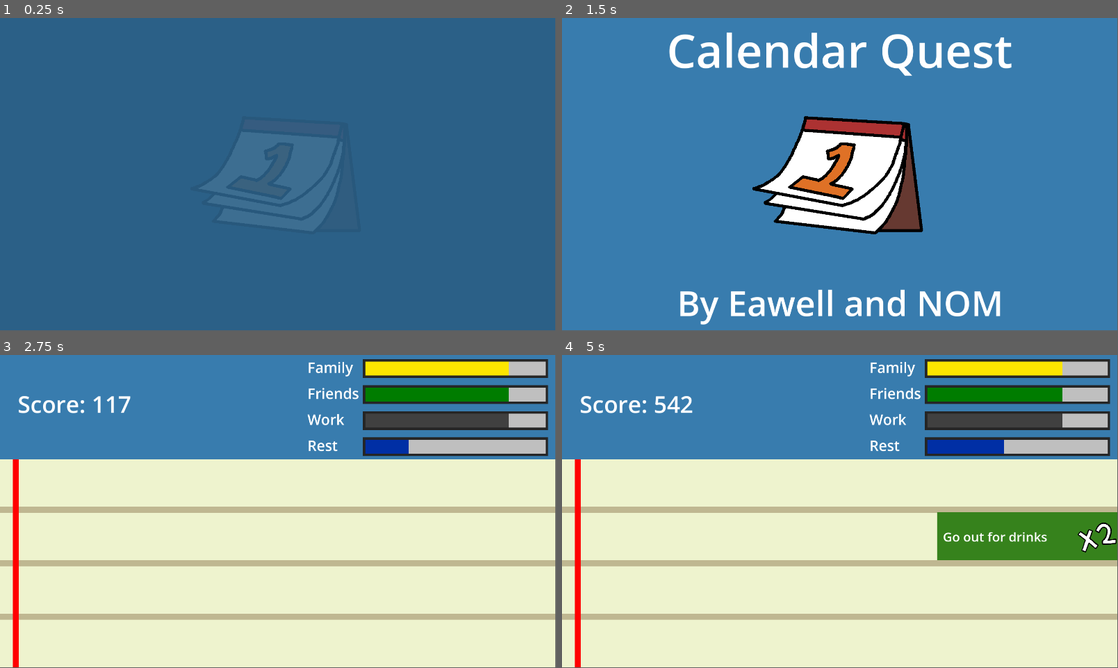
Above: before the commit, frames 1-4 (two rows, left to right).
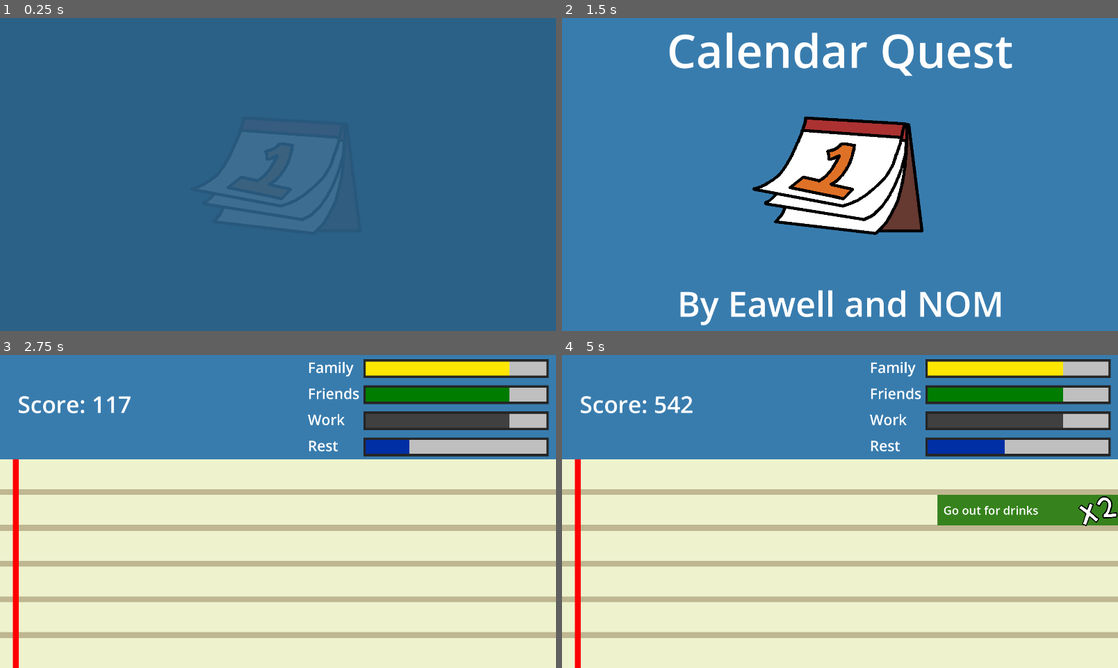
Above: after the commit, the same moments.

Repository: NOM1989/CalendarQuest
Game: Godot game, scene res://Scenes/intro.tscn
Two runs of this game, one before a commit and one after it. Both use one fixed random seed, a clock stepped at 60 frames per second and the inputs below. Sound files missing from this copy of the repository are replaced by a short silence.
Inputs:
- Up to frame 1 (0.25 s): no input
- Up to frame 2 (1.5 s): tap Space (Spawn) at 0.6, 1.35 s
- Up to frame 3 (2.75 s): click "Play" at 2 s
- Up to frame 4 (5 s): tap Space (Spawn) at 2.85, 3.6, 4.35 s
In our replay, the window is 799x449 before the commit and 800x450 after it. These sizes can differ from the game's own. Grey fills any space a smaller window leaves; there, only what the larger window draws over its background counts as a difference.

The runs differ from the first frame. In frame 2, 2.4% of the frame differs, in the area x 19-81%, y 4-99%; in frame 3, 13%; in frame 4, 17%, in the area x 0-100%, y 0-100%.

Commit message:
Eliot's final push

Diff:
--- a/Scenes/main.tscn
+++ b/Scenes/main.tscn
@@ -153,6 +153,47 @@
 "transitions": PackedFloat32Array(1),
 "update": 0,
 "values": [0.0]
+}
+
+[sub_resource type="Animation" id="Animation_yta7o"]
+resource_name = "Shake"
+length = 0.3
+step = 0.05
+tracks/0/type = "value"
+tracks/0/imported = false
+tracks/0/enabled = true
+tracks/0/path = NodePath(".:zoom")
+tracks/0/interp = 1
+tracks/0/loop_wrap = true
+tracks/0/keys = {
+"times": PackedFloat32Array(0, 0.3),
+"transitions": PackedFloat32Array(1, 1),
+"update": 0,
+"values": [Vector2(1.02, 1.02), Vector2(1, 1)]
+}
+tracks/1/type = "value"
+tracks/1/imported = false
+tracks/1/enabled = true
+tracks/1/path = NodePath(".:position")
+tracks/1/interp = 1
+tracks/1/loop_wrap = true
+tracks/1/keys = {
+"times": PackedFloat32Array(0, 0.05, 0.15, 0.25, 0.3),
+"transitions": PackedFloat32Array(1, 1, 1, 1, 1),
+"update": 0,
+"values": [Vector2(0, 0), Vector2(10, 0), Vector2(-10, 0), Vector2(2, 0), Vector2(0, 0)]
+}
+tracks/2/type = "value"
+tracks/2/imported = false
+tracks/2/enabled = true
+tracks/2/path = NodePath(".:rotation")
+tracks/2/interp = 1
+tracks/2/loop_wrap = true
+tracks/2/keys = {
+"times": PackedFloat32Array(0, 0.05, 0.15, 0.25, 0.3),
+"transitions": PackedFloat32Array(1, 1, 1, 1, 1),
+"update": 0,
+"values": [0.0, 0.0174533, -0.0174533, 0.00872665, 0.0]
 }
 
 [sub_resource type="Animation" id="Animation_mr42t"]
@@ -182,47 +223,6 @@
 "values": [Color(1, 0, 0, 0), Color(1, 0, 0, 0.396078), Color(1, 0, 0, 0)]
 }
 
-[sub_resource type="Animation" id="Animation_yta7o"]
-resource_name = "Shake"
-length = 0.3
-step = 0.05
-tracks/0/type = "value"
-tracks/0/imported = false
-tracks/0/enabled = true
-tracks/0/path = NodePath(".:zoom")
-tracks/0/interp = 1
-tracks/0/loop_wrap = true
-tracks/0/keys = {
-"times": PackedFloat32Array(0, 0.3),
-"transitions": PackedFloat32Array(1, 1),
-"update": 0,
-"values": [Vector2(1.02, 1.02), Vector2(1, 1)]
-}
-tracks/1/type = "value"
-tracks/1/imported = false
-tracks/1/enabled = true
-tracks/1/path = NodePath(".:position")
-tracks/1/interp = 1
-tracks/1/loop_wrap = true
-tracks/1/keys = {
-"times": PackedFloat32Array(0, 0.05, 0.15, 0.25, 0.3),
-"transitions": PackedFloat32Array(1, 1, 1, 1, 1),
-"update": 0,
-"values": [Vector2(0, 0), Vector2(10, 0), Vector2(-10, 0), Vector2(2, 0), Vector2(0, 0)]
-}
-tracks/2/type = "value"
-tracks/2/imported = false
-tracks/2/enabled = true
-tracks/2/path = NodePath(".:rotation")
-tracks/2/interp = 1
-tracks/2/loop_wrap = true
-tracks/2/keys = {
-"times": PackedFloat32Array(0, 0.05, 0.15, 0.25, 0.3),
-"transitions": PackedFloat32Array(1, 1, 1, 1, 1),
-"update": 0,
-"values": [0.0, 0.0174533, -0.0174533, 0.00872665, 0.0]
-}
-
 [sub_resource type="AnimationLibrary" id="AnimationLibrary_bxc4r"]
 _data = {
 "RESET": SubResource("Animation_lonu8"),
--- a/Scenes/menu.tscn
+++ b/Scenes/menu.tscn
@@ -56,7 +56,7 @@
 offset_bottom = 517.0
 min_value = 1.0
 max_value = 6.0
-value = 4.0
+value = 6.0
 
 [node name="Label2" type="Label" parent="."]
 offset_left = 148.0
--- a/project.godot
+++ b/project.godot
@@ -23,8 +23,10 @@
 
 window/size/viewport_width=1920
 window/size/viewport_height=1080
+window/size/mode=3
 window/size/resizable=false
 window/size/borderless=true
+window/stretch/mode="viewport"
 
 [input]
 
Binary file added: Calendar quest.png
Not shown, added: Calendar quest.png.import
Not shown, added: export_presets.cfg
Not shown, added: Calendar quest.js
Not shown, added: Calendar quest.pck
Not shown, added: Calendar quest.wasm
